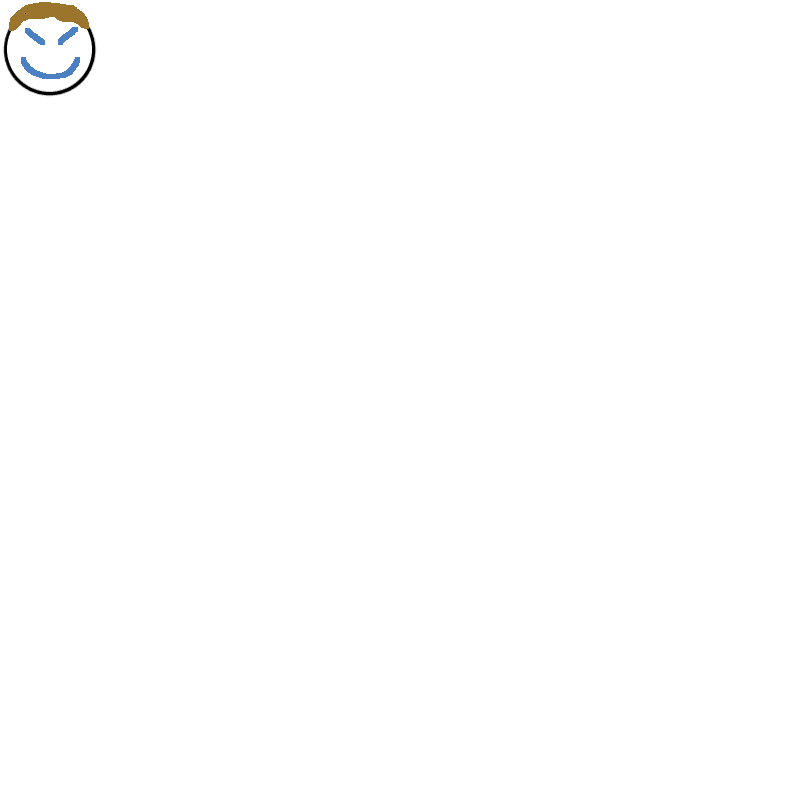
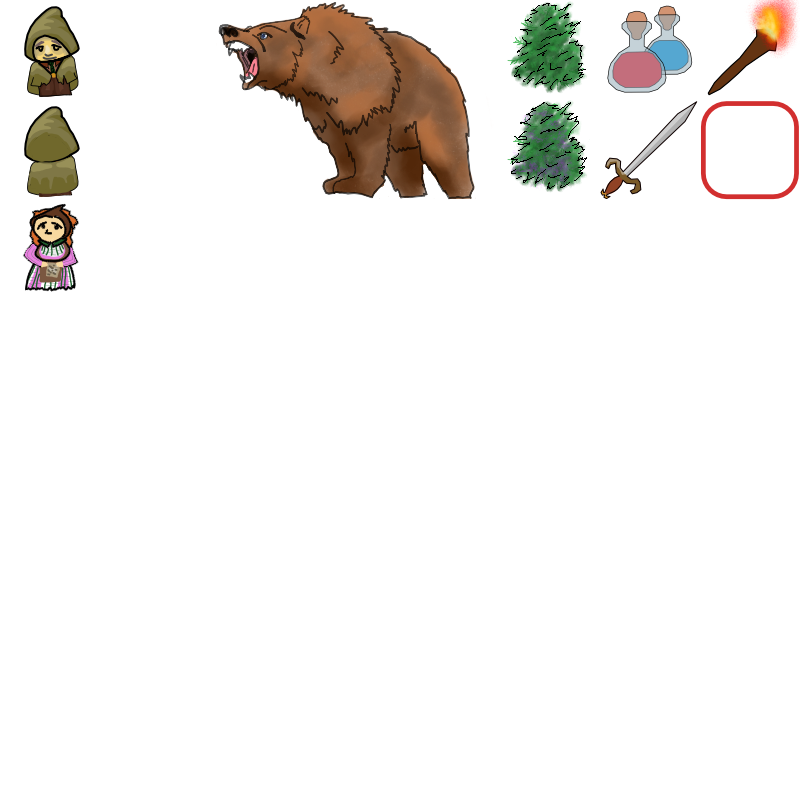
Two versions of the same layered image (800 x 800). Layer-by-layer changes:
added layer "Bear.png" above "MainCharFrontRight" over [216, 2, 492, 200]
added layer "ItemReticule.png" above "Torch.png" over [700, 101, 799, 200]
added layer "Torch.png" above "Sword.png" over [707, 0, 800, 96]
added layer "Sword.png" above "Potions.png" over [600, 101, 698, 199]
added layer "Potions.png" above "Merchant.png" over [607, 5, 693, 93]
added layer "Merchant.png" above "MainCharBackRight" over [22, 203, 79, 292]
added layer "HeroBack.png" above "Hero.png" over [24, 106, 80, 197]
renamed "Player" to "Hero.png", painted on it over [3, 2, 97, 97]
added layer "BerryFallow.png" above "BerryRipe.png" over [507, 1, 590, 94]
added layer "BerryRipe.png" above "Background" over [507, 100, 590, 193]
